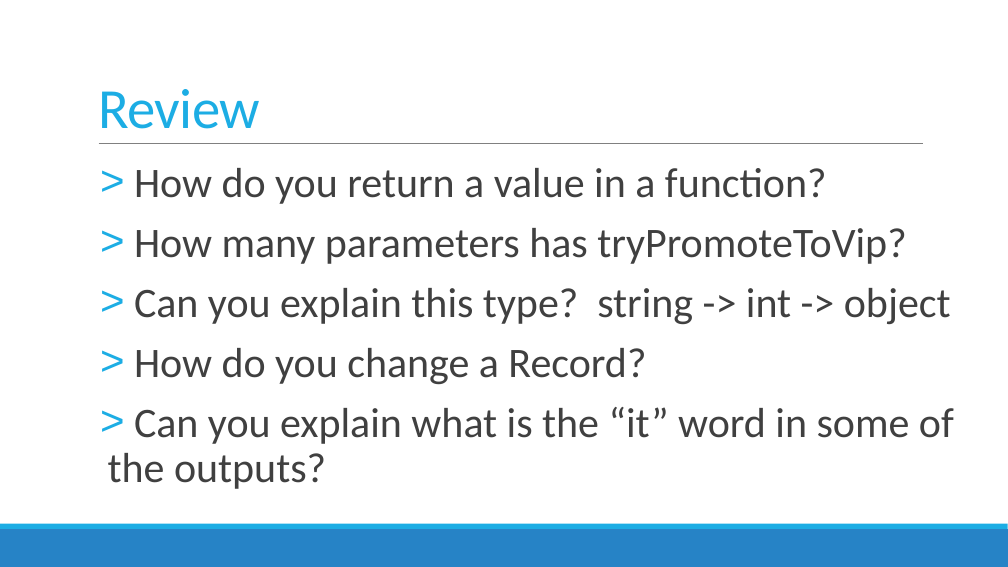
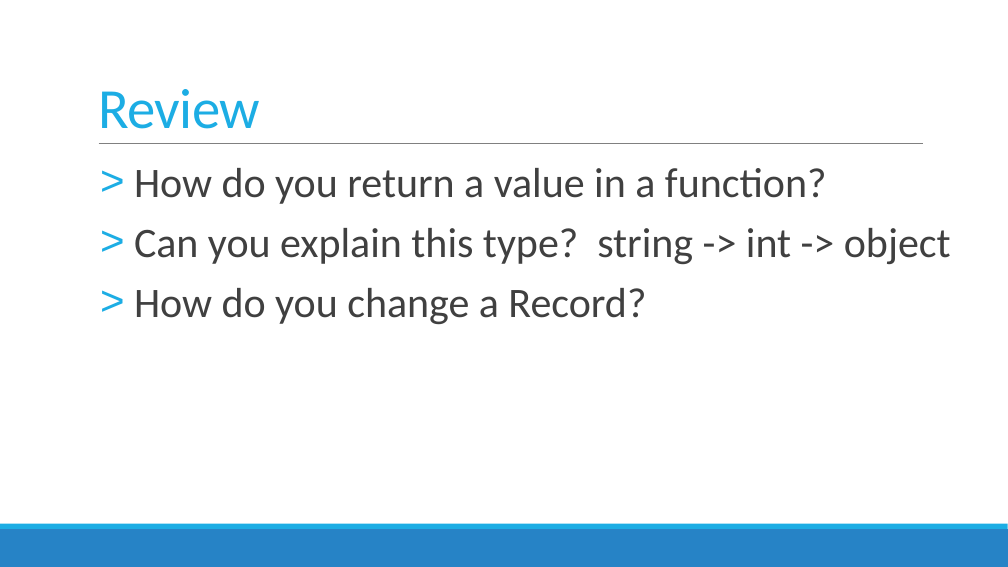
Before and after one commit to featuresnap/fsharpworkshop, a slide deck: slide 21 of FSharpWorkshop_Slides.pptx (slide 23 before the commit). Drawn at 1008x567 pixels with LibreOffice and Linux fonts; fonts in the diff are those of the drawing. Boxes give left, top, right and bottom in pixels: in the first picture for what was removed or moved away, otherwise in the second. Text is boxed around its words. In the diff, an @@ line names an element or a change of style, - is before the commit and + after.

```diff
--- a/FSharpWorkshop_Slides.pptx
+++ b/FSharpWorkshop_Slides.pptx
@@ text at (134, 228, 906, 264): paragraph removed @@
-> How many parameters has tryPromoteToVip?
@@ text at (108, 407, 954, 489): paragraph removed @@
-> Can you explain what is the “it” word in some of the outputs?
```
Also in this commit, not shown: 20 other slides changed, 1 slide added, 13 slides removed, 1 other file.
